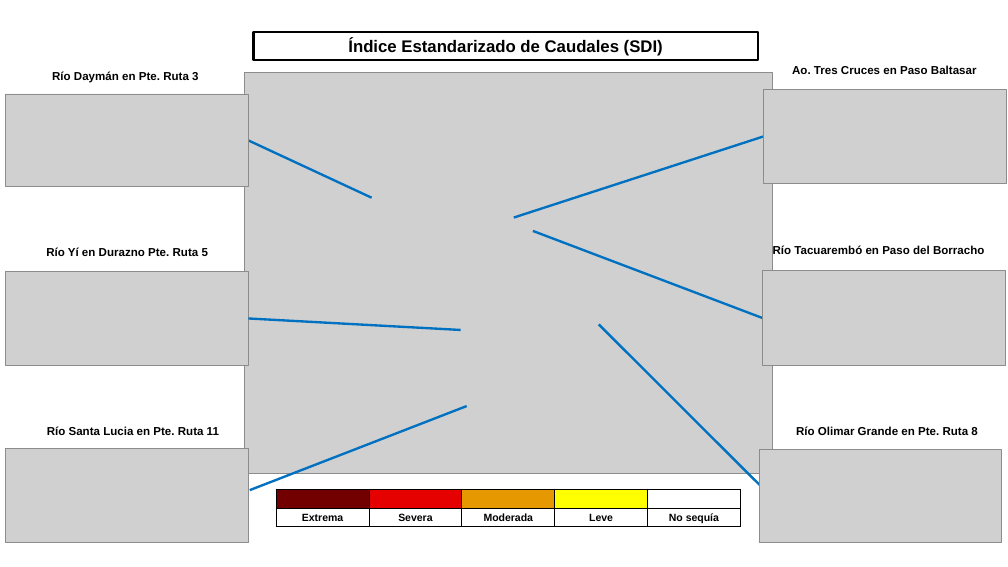
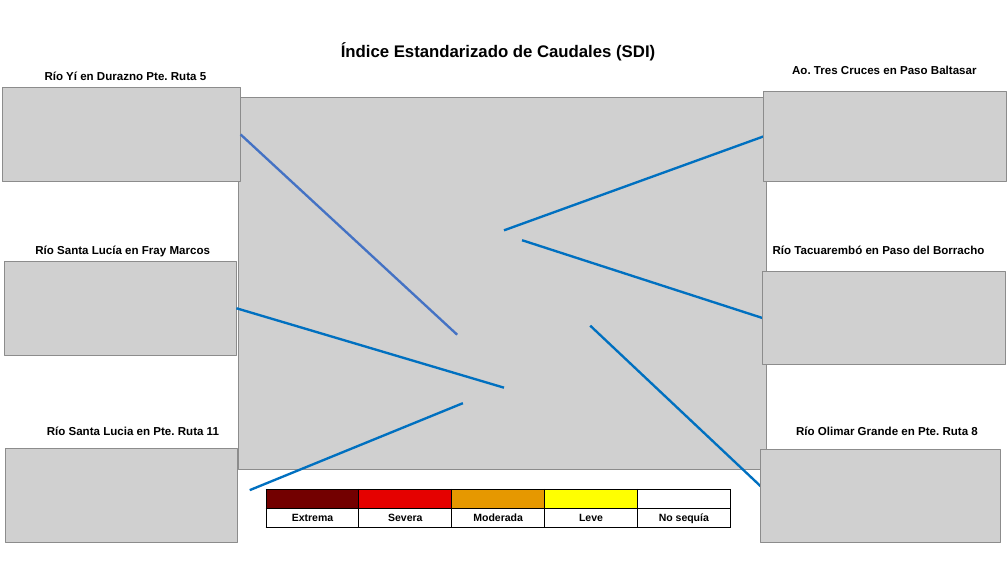
Before and after one commit to josevalles7/Sala_Situacion_Dinagua, a slide deck: slide 1 of Status_Outlook_Bulletin/formatos/graficas_sdi.pptx. Drawn at 1008x567 pixels with LibreOffice and Linux fonts; fonts in the diff are those of the drawing; grey boxes stand for pictures. Boxes give left, top, right and bottom in pixels: in the first picture for what was removed or moved away, otherwise in the second. Text is boxed around its words. In the diff, an @@ line names an element or a change of style, - is before the commit and + after.

```diff
--- a/Status_Outlook_Bulletin/formatos/graficas_sdi.pptx
+++ b/Status_Outlook_Bulletin/formatos/graficas_sdi.pptx
@@ text "Índice Estandarizado de Caudales (SDI)": place and size @@
-text "Índice Estandarizado de Caudales (SDI)" at box(254, 32, 758, 60)
+text "Índice Estandarizado de Caudales (SDI)" at box(341, 43, 655, 61)
@@ text "Índice Estandarizado de Caudales (SDI)" at box(341, 43, 655, 61): outline #000000 2.25 pt to none @@
@@ picture: place and size @@
-picture at box(6, 94, 249, 187)
+picture at box(2, 87, 240, 181)
@@ text at box(45, 71, 206, 83): text changed @@
-Río Daymán en Pte. Ruta 3
+Río Yí en Durazno Pte. Ruta 5
@@ picture: place and size @@
-picture at box(244, 73, 772, 473)
+picture at box(238, 98, 766, 470)
@@ line added from (457, 335) to (240, 135), #4472C4 2.25 pt @@
@@ line removed from (372, 198) to (248, 141) @@
@@ line moved from (764, 136) - (514, 218) to (764, 136) - (504, 231) @@
@@ picture: place and size @@
-picture at box(6, 271, 249, 366)
+picture at box(5, 262, 236, 355)
@@ text at box(35, 245, 210, 257): text changed @@
-Río Yí en Durazno Pte. Ruta 5
+Río Santa Lucía en Fray Marcos
@@ line moved from (763, 318) - (533, 231) to (763, 318) - (523, 240) @@
@@ line moved from (461, 330) - (249, 318) to (504, 388) - (237, 309) @@
@@ line moved from (765, 491) - (599, 324) to (765, 491) - (591, 326) @@
@@ line moved from (467, 406) - (250, 490) to (463, 403) - (250, 490) @@
@@ picture: place and size @@
-picture at box(6, 449, 249, 543)
+picture at box(5, 449, 237, 543)
@@ table: place and size @@
-table at box(276, 489, 741, 527)
+table at box(266, 489, 731, 527)
```
Also in this commit, not shown: 9 other files.
